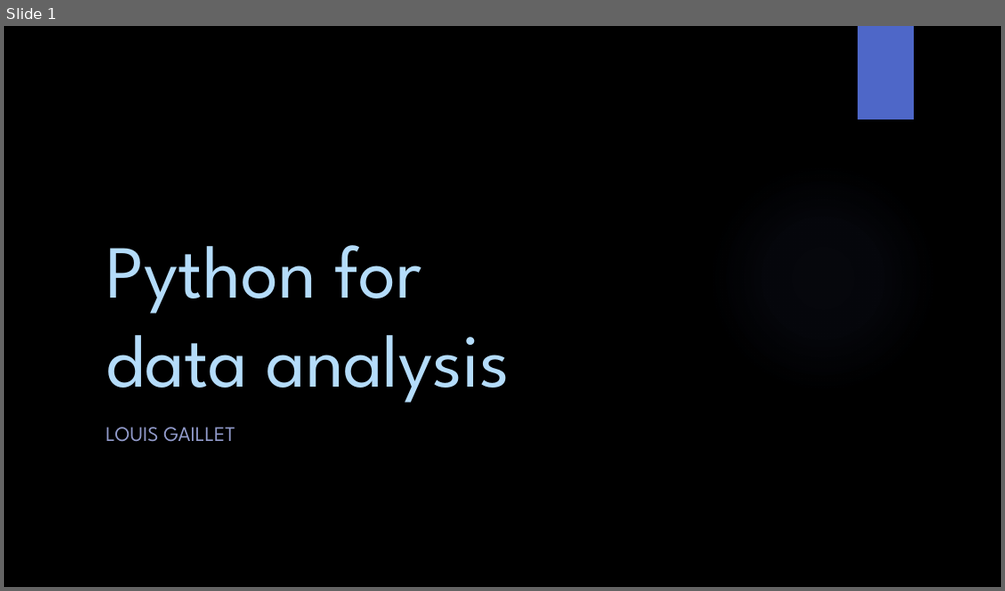
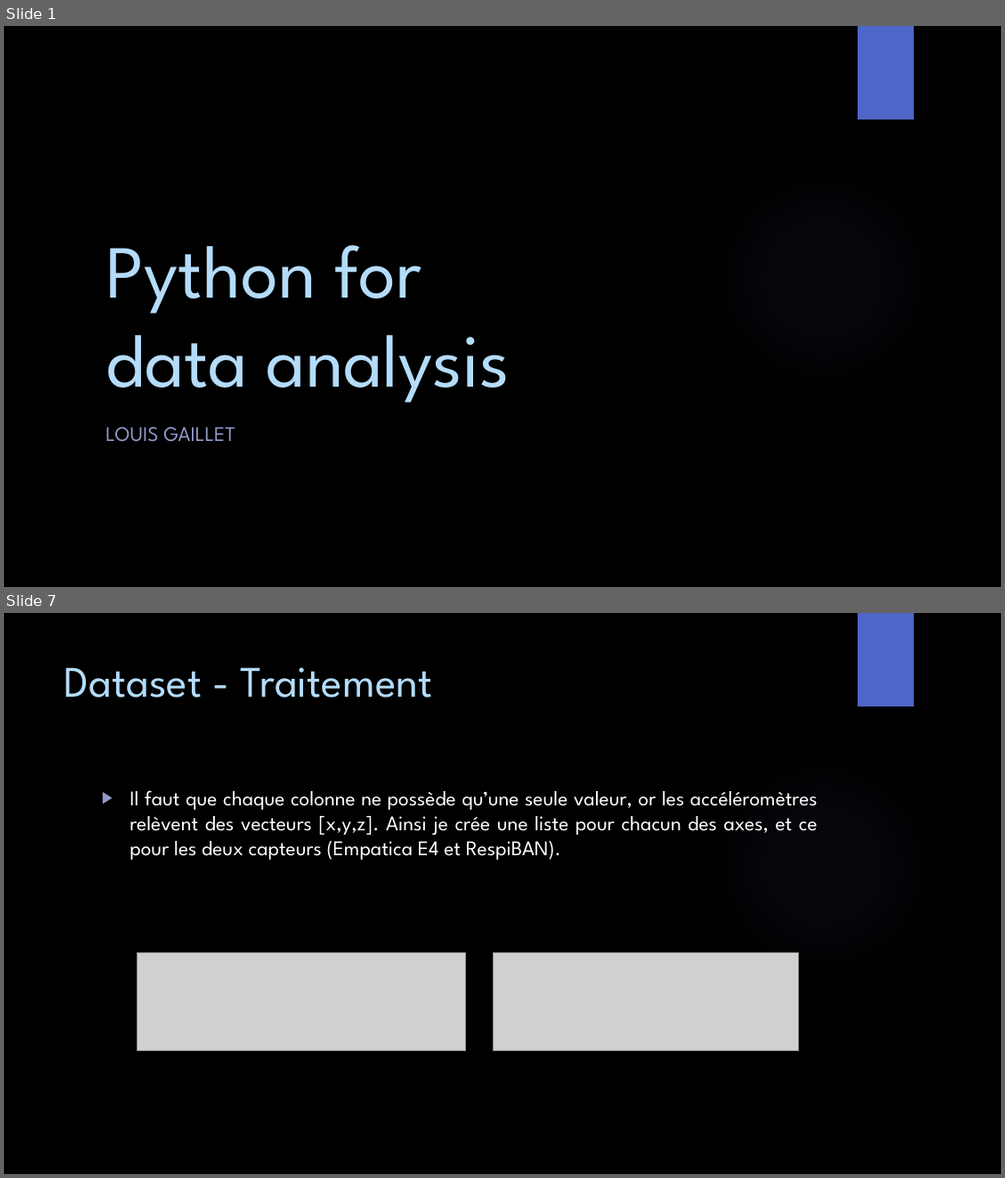
Before and after one commit to GailletLouis/Python_for_data_analysis, a slide deck: presentation.pptx. Shown one above the other, each under a label of ours: slide 1 before the commit, slides 1 and 7 after it; the slides between them are not shown. The pictures are 1005x591 and 1005x1178 pixels, drawn with LibreOffice and Linux fonts; fonts in the diff are those of the drawing; grey boxes stand for pictures; background and template pictures are left out. Boxes give left, top, right and bottom in pixels: in the first picture for what was removed or moved away, otherwise in the second. Text is boxed around its words. In the diff, an @@ line names an element or a change of style, - is before the commit and + after.

```diff
--- a/presentation.pptx
+++ b/presentation.pptx
@@ slide 7 added at <box>4,613,1001,1174</box>, background picture (left out); not listed: 2 template elements that a slide beside it also shows @@
@@ title added at <box>65,667,432,698</box>, 42 pt, text #B4DCFA @@
+Dataset - Traitement
@@ text added at <box>129,790,817,860</box>, 20 pt, text #FFFFFF @@
+▶ Il faut que chaque colonne ne possède qu’une seule valeur, or les accéléromètres relèvent des vecteurs [x,y,z]. Ainsi je crée une liste pour chacun des axes, et ce pour les deux capteurs (Empatica E4 et RespiBAN).
@@ picture added at <box>138,952,466,1051</box> @@
@@ picture added at <box>493,952,798,1051</box> @@
```
Also in this commit, not shown: 2 slides changed, 9 other slides added.
